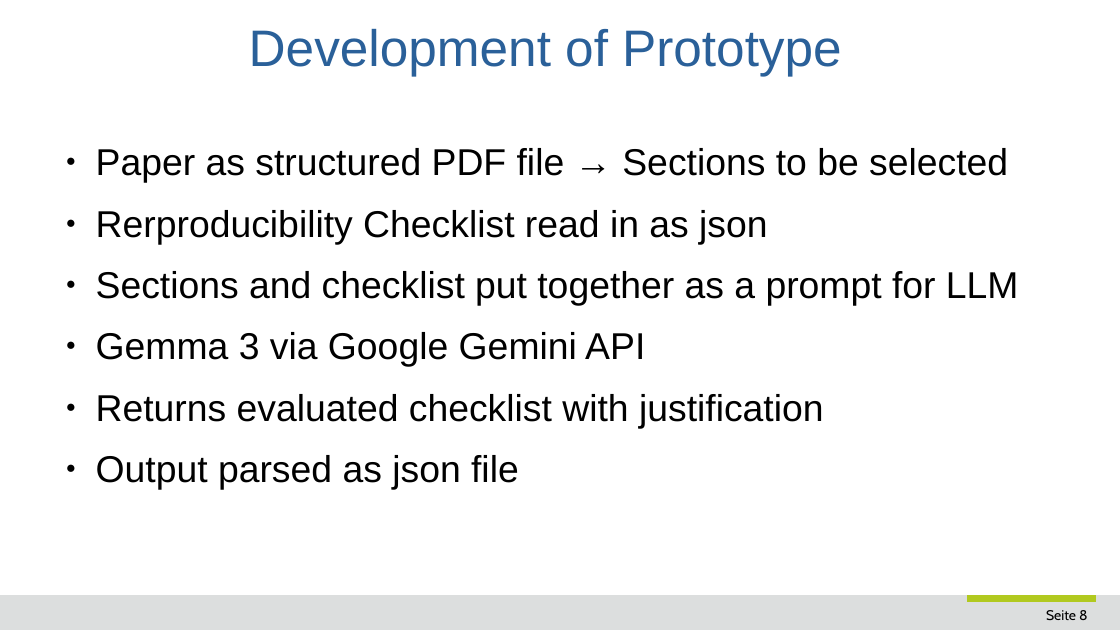
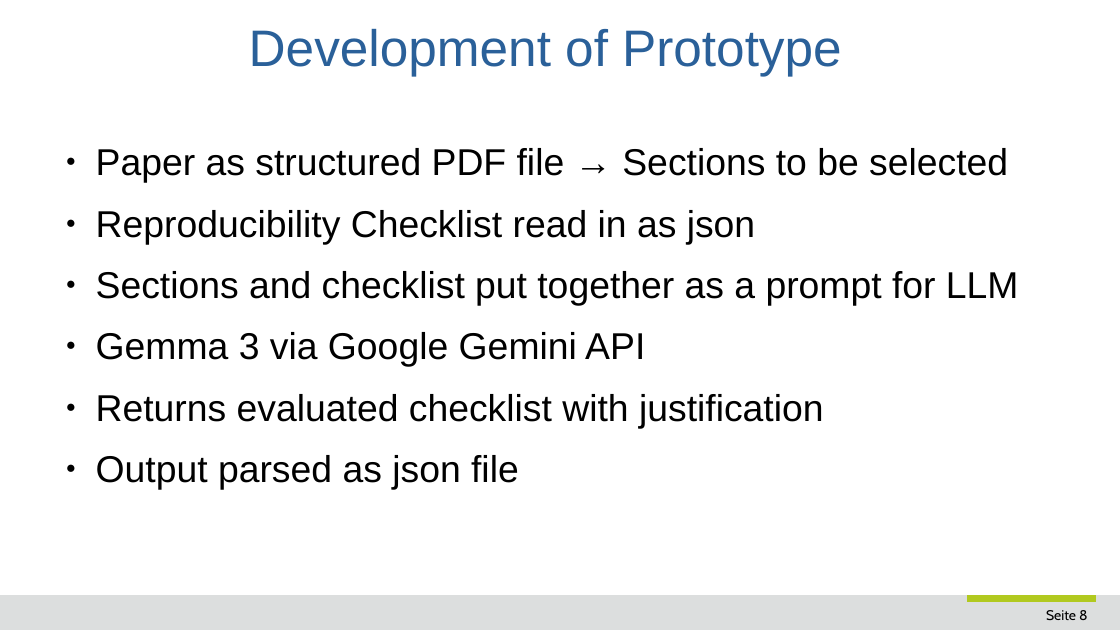
Before and after one commit to domkka/bachelorthesis, a slide deck: slide 8 of Presentation_DK.odp. Drawn at 1120x630 pixels with LibreOffice and Linux fonts; fonts in the diff are those of the drawing; background and template pictures are left out. Boxes give left, top, right and bottom in pixels: in the first picture for what was removed or moved away, otherwise in the second. Text is boxed around its words. In the diff, an @@ line names an element or a change of style, - is before the commit and + after.

```diff
--- a/Presentation_DK.odp
+++ b/Presentation_DK.odp
@@ text at <box>96,210,755,244</box>: text changed @@
-● Rerproducibility Checklist read in as json
+● Reproducibility Checklist read in as json
```
Also in this commit, not shown: 2 other slides changed.
